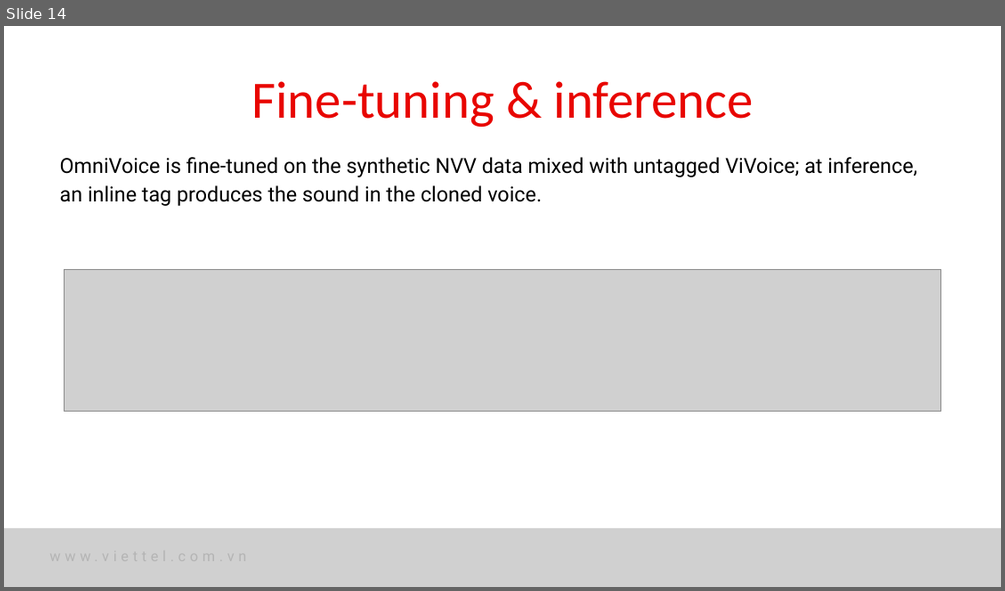
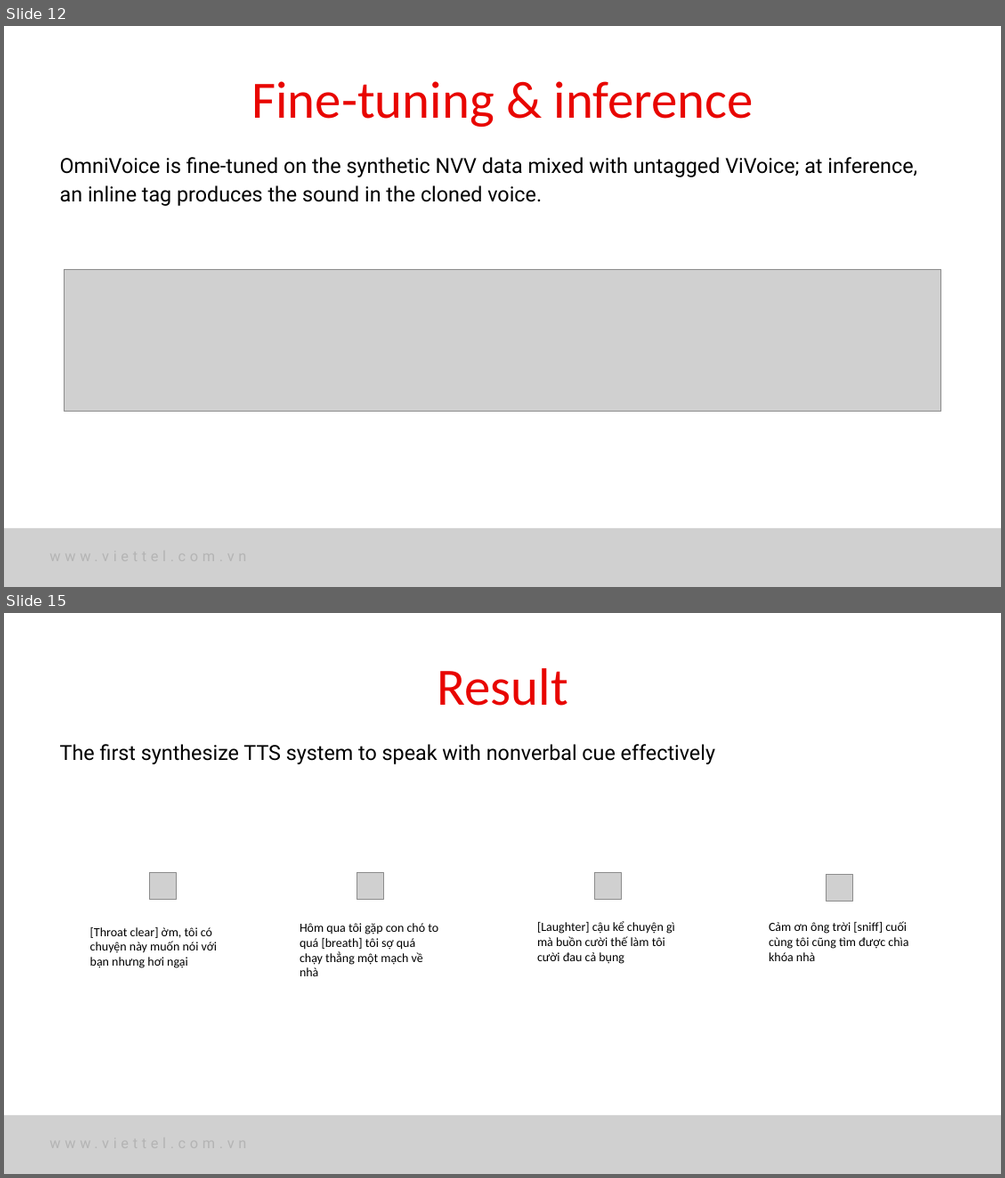
Before and after one commit to nhakanasi/VDT_GD2, a slide deck: Method.pptx. Shown one above the other, each under a label of ours: slide 14 before the commit, slides 12 and 15 after it; the slides between them are not shown. The pictures are 1005x591 and 1005x1178 pixels, drawn with LibreOffice and Linux fonts; fonts in the diff are those of the drawing; grey boxes stand for pictures. Boxes give left, top, right and bottom in pixels: in the first picture for what was removed or moved away, otherwise in the second. Text is boxed around its words. In the diff, an @@ line names an element or a change of style, - is before the commit and + after.

```diff
--- a/Method.pptx
+++ b/Method.pptx
@@ slide 15 added at (4,613,1001,1174), background #FFFFFF @@
@@ text added at (437,668,568,706), 75.8 pt, text #E80500 @@
+Result
@@ text added at (60,744,715,764), 30 pt, text #000000 @@
+The first synthesize TTS system to speak with nonverbal cue effectively
@@ picture added at (150,872,176,899) @@
@@ picture added at (356,872,383,899) @@
@@ picture added at (595,872,621,899) @@
@@ picture added at (825,874,852,900) @@
@@ text added at (90,927,218,968), 18 pt, text #000000 @@
+[Throat clear] ờm, tôi có chuyện này muốn nói với bạn nhưng hơi ngại
@@ text added at (299,923,438,976), 18 pt, text #000000 @@
+Hôm qua tôi gặp con chó to quá [breath] tôi sợ quá chạy thẳng một mạch về nhà
@@ text added at (537,921,675,964), 18 pt, text #000000 @@
+[Laughter] cậu kể chuyện gì mà buồn cười thế làm tôi cười đau cả bụng
@@ text added at (769,921,908,961), 18 pt, text #000000 @@
+Cảm ơn ông trời [sniff] cuối cùng tôi cũng tìm được chìa khóa nhà
@@ picture added at (4,1115,1001,1174) @@
@@ picture added at (840,1131,946,1155) @@
@@ what was slide 14 is now slide 12 @@
```
Also in this commit, not shown: 5 slides changed, 6 other slides added, 4 slides removed.
